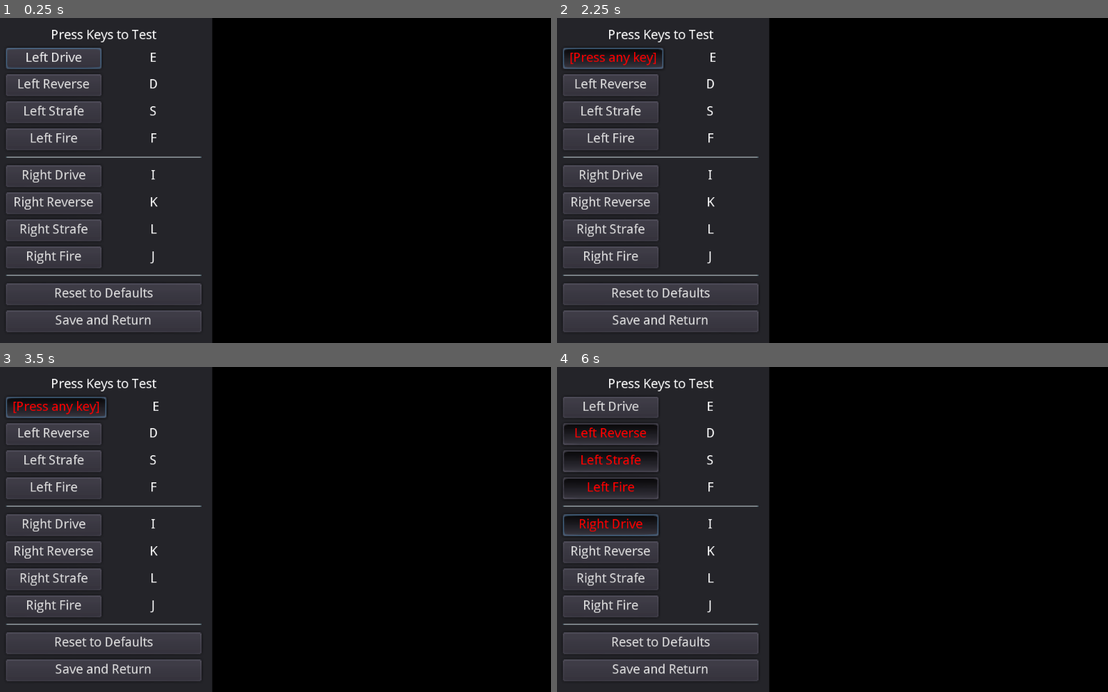
Above: before the commit, frames 1-4 (two rows, left to right).
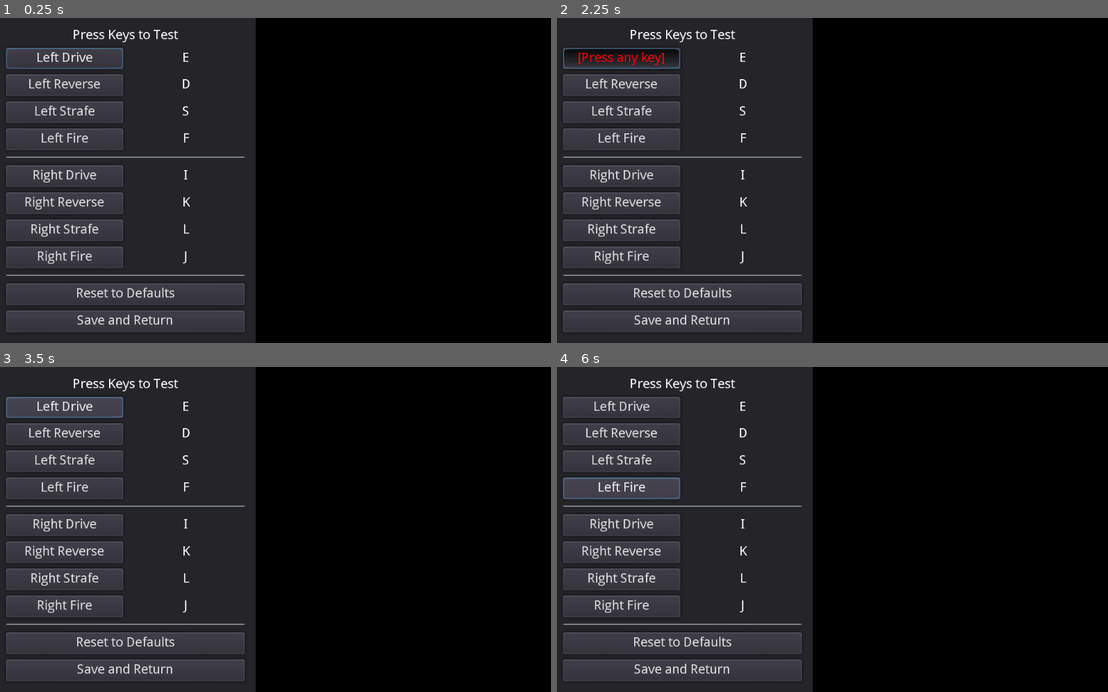
Above: after the commit, the same moments.

Repository: jatse/Capstone
Game: Godot game, scene res://SettingScene/Settings.tscn
Same seed, same stepped clock (60 frames per second), same inputs: the game is played once before the commit and once after it. This scene is started directly instead of the project's main scene.
Inputs:
- Up to frame 1 (0.25 s): no input
- Up to frame 2 (2.25 s): click "Reset to Defaults" at 0.5 s; click "Save and Return" at 1.25 s; click "Left Drive" at 2 s
- Up to frame 3 (3.5 s): click "[Press any key]" at 2.75 s
- Up to frame 4 (6 s): click "Left Reverse" at 3.5 s; click "Left Strafe" at 4.25 s; click "Left Fire" at 5 s; click "Right Drive" at 5.75 s

The runs differ from the first frame. In frame 1, 12% of the frame differs, in the area x 2-47%, y 0-100%; in frame 2, 12%; in frame 3, 13%; in frame 4, 15%, in the area x 1-47%, y 0-100%.

Commit message:
add joypad input support

Diff:
--- a/Godot Branch/SettingScene/ChangeKey.gd
+++ b/Godot Branch/SettingScene/ChangeKey.gd
@@ -27,7 +27,18 @@
 		if event is InputEventKey:
 			var action = self.get_parent().name
 			self.get_parent().get_parent().map_key_to_action(event.scancode, action)
+			toggledState = false
 			self.text = originalText
 			self.pressed = false
 
-		#if event is InputJoypadButton:
+		#if joypad event, register, and untoggle
+		if event is InputEventJoypadButton:
+			var action = self.get_parent().name
+			self.get_parent().get_parent().map_key_to_action(event.button_index, action)
+			toggledState = false
+			self.text = originalText
+			self.pressed = false
+
+		#Prevent keypress from propagating
+		#If enter/accept used for key, it won't prime again.
+		get_tree().set_input_as_handled()
--- a/Godot Branch/SettingScene/ControlsMenu.gd
+++ b/Godot Branch/SettingScene/ControlsMenu.gd
@@ -20,17 +20,18 @@
 
 	#If config file not exist, make default file
 	var configFile = File.new()
-	if configFile.open("res://controls.cfg", File.READ_WRITE) != OK:
+	if configFile.open("user://controls.cfg", File.READ_WRITE) == 1:
 		configFile.store_line(to_json(default_controls))
 		configFile.close()
 
 	#Load config file
-	configFile.open("res://controls.cfg", File.READ)
+	configFile.open("user://controls.cfg", File.READ)
 	controls = parse_json(configFile.get_line())
 	configFile.close()
 
 	#Compare keys to check for empty/incomplete
-	if controls == null || default_controls.keys() != controls.keys():
+	if controls == null || default_controls.keys().sort() != controls.keys().sort():
+		print("key mismatch")
 		#Set default if corrupt keys
 		set_keys_to_default()
 
@@ -40,21 +41,36 @@
 #Refreshes UI labels for current keymap.
 #Call this function when keymap has been edited.
 func update_keymap_UI():
-	get_node("LeftForwardKey/AssignedKey").text = OS.get_scancode_string(controls["LeftForwardKey"])
-	get_node("LeftBackwardKey/AssignedKey").text = OS.get_scancode_string(controls["LeftBackwardKey"])
-	get_node("LeftStrafeKey/AssignedKey").text = OS.get_scancode_string(controls["LeftStrafeKey"])
-	get_node("LeftFireKey/AssignedKey").text = OS.get_scancode_string(controls["LeftFireKey"])
+	get_node("LeftForwardKey/AssignedKey").text = get_input_name(controls["LeftForwardKey"])
+	get_node("LeftBackwardKey/AssignedKey").text = get_input_name(controls["LeftBackwardKey"])
+	get_node("LeftStrafeKey/AssignedKey").text = get_input_name(controls["LeftStrafeKey"])
+	get_node("LeftFireKey/AssignedKey").text = get_input_name(controls["LeftFireKey"])
 
-	get_node("RightForwardKey/AssignedKey").text = OS.get_scancode_string(controls["RightForwardKey"])
-	get_node("RightBackwardKey/AssignedKey").text = OS.get_scancode_string(controls["RightBackwardKey"])
-	get_node("RightStrafeKey/AssignedKey").text = OS.get_scancode_string(controls["RightStrafeKey"])
-	get_node("RightFireKey/AssignedKey").text = OS.get_scancode_string(controls["RightFireKey"])
+	get_node("RightForwardKey/AssignedKey").text = get_input_name(controls["RightForwardKey"])
+	get_node("RightBackwardKey/AssignedKey").text = get_input_name(controls["RightBackwardKey"])
+	get_node("RightStrafeKey/AssignedKey").text = get_input_name(controls["RightStrafeKey"])
+	get_node("RightFireKey/AssignedKey").text = get_input_name(controls["RightFireKey"])
 
 #Sets the current controls to default controls
 func set_keys_to_default():
 	controls = default_controls.duplicate()
+	update_keymap_UI()
 
 #Changes key mapping for game instance
 func map_key_to_action(code, action):
 	controls[action] = code
 	update_keymap_UI()
+
+#Changes input code to string
+func get_input_name(code):
+	if code >= 17: #non joypad codes
+		return OS.get_scancode_string(code)
+	else: #joypad codes
+		return Input.get_joy_button_string(code)
+
+#Save current keymap to file
+func save_keymap():
+	var configFile = File.new()
+	if configFile.open("user://controls.cfg", File.WRITE) == OK:
+		configFile.store_line(to_json(controls))
+		configFile.close()
--- /dev/null
+++ b/Godot Branch/SettingScene/DefaultButton.gd
@@ -0,0 +1,4 @@
+extends Button
+
+func _on_DefaultButton_pressed():
+	get_parent().get_node("ControlsMenu").set_keys_to_default()
--- /dev/null
+++ b/Godot Branch/SettingScene/SaveReturnButton.gd
@@ -0,0 +1,8 @@
+extends Button
+
+func _on_SaveReturnButton_pressed():
+	#save current keymapping
+	get_parent().get_node("ControlsMenu").save_keymap()
+
+	#return to title screen
+	get_tree().change_scene("res://TitleScene/TitleScreen.tscn")
--- a/Godot Branch/SettingScene/Settings.tscn
+++ b/Godot Branch/SettingScene/Settings.tscn
@@ -1,7 +1,9 @@
-[gd_scene load_steps=3 format=2]
+[gd_scene load_steps=5 format=2]
 
 [ext_resource path="res://SettingScene/ControlsMenu.gd" type="Script" id=1]
 [ext_resource path="res://SettingScene/ChangeKey.gd" type="Script" id=2]
+[ext_resource path="res://SettingScene/DefaultButton.gd" type="Script" id=3]
+[ext_resource path="res://SettingScene/SaveReturnButton.gd" type="Script" id=4]
 
 [node name="Control" type="Control"]
 anchor_right = 1.0
@@ -16,9 +18,9 @@
 size_flags_vertical = 3
 
 [node name="MenuPanel" type="Panel" parent="HBoxContainer"]
-margin_right = 400.0
+margin_right = 480.0
 margin_bottom = 600.0
-rect_min_size = Vector2( 400, 0 )
+rect_min_size = Vector2( 480, 0 )
 focus_mode = 2
 size_flags_horizontal = 0
 size_flags_vertical = 3
@@ -36,7 +38,8 @@
 custom_constants/separation = 10
 
 [node name="ControlsMenu" type="VBoxContainer" parent="HBoxContainer/MenuPanel/SettingsMenu"]
-margin_right = 360.0
+editor/display_folded = true
+margin_right = 440.0
 margin_bottom = 442.0
 focus_mode = 2
 size_flags_horizontal = 3
@@ -45,21 +48,21 @@
 script = ExtResource( 1 )
 
 [node name="Instructions" type="Label" parent="HBoxContainer/MenuPanel/SettingsMenu/ControlsMenu"]
-margin_right = 360.0
+margin_right = 440.0
 margin_bottom = 25.0
 text = "Press Keys to Test"
 align = 1
 
 [node name="LeftForwardKey" type="HBoxContainer" parent="HBoxContainer/MenuPanel/SettingsMenu/ControlsMenu"]
 margin_top = 35.0
-margin_right = 360.0
+margin_right = 440.0
 margin_bottom = 74.0
 focus_mode = 2
 size_flags_horizontal = 3
 size_flags_vertical = 3
 
 [node name="ChangeKey" type="Button" parent="HBoxContainer/MenuPanel/SettingsMenu/ControlsMenu/LeftForwardKey"]
-margin_right = 176.0
+margin_right = 216.0
 margin_bottom = 39.0
 focus_neighbour_top = NodePath("../../../SaveReturnButton")
 focus_neighbour_bottom = NodePath("../../LeftBackwardKey/ChangeKey")
@@ -72,8 +75,8 @@
 script = ExtResource( 2 )
 
 [node name="AssignedKey" type="Label" parent="HBoxContainer/MenuPanel/SettingsMenu/ControlsMenu/LeftForwardKey"]
-margin_left = 184.0
-margin_right = 360.0
+margin_left = 224.0
+margin_right = 440.0
 margin_bottom = 39.0
 rect_min_size = Vector2( 40, 0 )
 size_flags_horizontal = 3
@@ -84,14 +87,14 @@
 
 [node name="LeftBackwardKey" type="HBoxContainer" parent="HBoxContainer/MenuPanel/SettingsMenu/ControlsMenu"]
 margin_top = 84.0
-margin_right = 360.0
+margin_right = 440.0
 margin_bottom = 123.0
 focus_mode = 2
 size_flags_horizontal = 3
 size_flags_vertical = 3
 
 [node name="ChangeKey" type="Button" parent="HBoxContainer/MenuPanel/SettingsMenu/ControlsMenu/LeftBackwardKey"]
-margin_right = 176.0
+margin_right = 216.0
 margin_bottom = 39.0
 focus_neighbour_top = NodePath("../../LeftForwardKey/ChangeKey")
 focus_neighbour_bottom = NodePath("../../LeftStrafeKey/ChangeKey")
@@ -101,10 +104,11 @@
 toggle_mode = true
 shortcut_in_tooltip = false
 text = "Left Reverse"
+script = ExtResource( 2 )
 
 [node name="AssignedKey" type="Label" parent="HBoxContainer/MenuPanel/SettingsMenu/ControlsMenu/LeftBackwardKey"]
-margin_left = 184.0
-margin_right = 360.0
+margin_left = 224.0
+margin_right = 440.0
 margin_bottom = 39.0
 rect_min_size = Vector2( 40, 0 )
 size_flags_horizontal = 3
@@ -115,14 +119,14 @@
 
 [node name="LeftStrafeKey" type="HBoxContainer" parent="HBoxContainer/MenuPanel/SettingsMenu/ControlsMenu"]
 margin_top = 133.0
-margin_right = 360.0
+margin_right = 440.0
 margin_bottom = 172.0
 focus_mode = 2
 size_flags_horizontal = 3
 size_flags_vertical = 3
 
 [node name="ChangeKey" type="Button" parent="HBoxContainer/MenuPanel/SettingsMenu/ControlsMenu/LeftStrafeKey"]
-margin_right = 176.0
+margin_right = 216.0
 margin_bottom = 39.0
 focus_neighbour_top = NodePath("../../LeftBackwardKey/ChangeKey")
 focus_neighbour_bottom = NodePath("../../LeftFireKey/ChangeKey")
@@ -132,10 +136,11 @@
 toggle_mode = true
 shortcut_in_tooltip = false
 text = "Left Strafe"
+script = ExtResource( 2 )
 
 [node name="AssignedKey" type="Label" parent="HBoxContainer/MenuPanel/SettingsMenu/ControlsMenu/LeftStrafeKey"]
-margin_left = 184.0
-margin_right = 360.0
+margin_left = 224.0
+margin_right = 440.0
 margin_bottom = 39.0
 rect_min_size = Vector2( 40, 0 )
 size_flags_horizontal = 3
@@ -146,14 +151,14 @@
 
 [node name="LeftFireKey" type="HBoxContainer" parent="HBoxContainer/MenuPanel/SettingsMenu/ControlsMenu"]
 margin_top = 182.0
-margin_right = 360.0
+margin_right = 440.0
 margin_bottom = 221.0
 focus_mode = 2
 size_flags_horizontal = 3
 size_flags_vertical = 3
 
 [node name="ChangeKey" type="Button" parent="HBoxContainer/MenuPanel/SettingsMenu/ControlsMenu/LeftFireKey"]
-margin_right = 176.0
+margin_right = 216.0
 margin_bottom = 39.0
 focus_neighbour_top = NodePath("../../LeftStrafeKey/ChangeKey")
 focus_neighbour_bottom = NodePath("../../RightForwardKey/ChangeKey")
@@ -163,10 +168,11 @@
 toggle_mode = true
 shortcut_in_tooltip = false
 text = "Left Fire"
+script = ExtResource( 2 )
 
 [node name="AssignedKey" type="Label" parent="HBoxContainer/MenuPanel/SettingsMenu/ControlsMenu/LeftFireKey"]
-margin_left = 184.0
-margin_right = 360.0
+margin_left = 224.0
+margin_right = 440.0
 margin_bottom = 39.0
 rect_min_size = Vector2( 40, 0 )
 size_flags_horizontal = 3
@@ -177,19 +183,19 @@
 
 [node name="HSeparator2" type="HSeparator" parent="HBoxContainer/MenuPanel/SettingsMenu/ControlsMenu"]
 margin_top = 231.0
-margin_right = 360.0
+margin_right = 440.0
 margin_bottom = 239.0
 
 [node name="RightForwardKey" type="HBoxContainer" parent="HBoxContainer/MenuPanel/SettingsMenu/ControlsMenu"]
 margin_top = 249.0
-margin_right = 360.0
+margin_right = 440.0
 margin_bottom = 288.0
 focus_mode = 2
 size_flags_horizontal = 3
 size_flags_vertical = 3
 
 [node name="ChangeKey" type="Button" parent="HBoxContainer/MenuPanel/SettingsMenu/ControlsMenu/RightForwardKey"]
-margin_right = 176.0
+margin_right = 216.0
 margin_bottom = 39.0
 focus_neighbour_top = NodePath("../../LeftFireKey/ChangeKey")
 focus_neighbour_bottom = NodePath("../../RightBackwardKey/ChangeKey")
@@ -199,10 +205,11 @@
 toggle_mode = true
 shortcut_in_tooltip = false
 text = "Right Drive"
+script = ExtResource( 2 )
 
 [node name="AssignedKey" type="Label" parent="HBoxContainer/MenuPanel/SettingsMenu/ControlsMenu/RightForwardKey"]
-margin_left = 184.0
-margin_right = 360.0
+margin_left = 224.0
+margin_right = 440.0
 margin_bottom = 39.0
 rect_min_size = Vector2( 40, 0 )
 size_flags_horizontal = 3
@@ -213,14 +220,14 @@
 
 [node name="RightBackwardKey" type="HBoxContainer" parent="HBoxContainer/MenuPanel/SettingsMenu/ControlsMenu"]
 margin_top = 298.0
-margin_right = 360.0
+margin_right = 440.0
 margin_bottom = 337.0
 focus_mode = 2
 size_flags_horizontal = 3
 size_flags_vertical = 3
 
 [node name="ChangeKey" type="Button" parent="HBoxContainer/MenuPanel/SettingsMenu/ControlsMenu/RightBackwardKey"]
-margin_right = 176.0
+margin_right = 216.0
 margin_bottom = 39.0
 focus_neighbour_top = NodePath("../../RightForwardKey/ChangeKey")
 focus_neighbour_bottom = NodePath("../../RightStrafeKey/ChangeKey")
@@ -230,10 +237,11 @@
 toggle_mode = true
 shortcut_in_tooltip = false
 text = "Right Reverse"
+script = ExtResource( 2 )
 
 [node name="AssignedKey" type="Label" parent="HBoxContainer/MenuPanel/SettingsMenu/ControlsMenu/RightBackwardKey"]
-margin_left = 184.0
-margin_right = 360.0
+margin_left = 224.0
+margin_right = 440.0
 margin_bottom = 39.0
 rect_min_size = Vector2( 40, 0 )
 size_flags_horizontal = 3
@@ -244,14 +252,14 @@
 
 [node name="RightStrafeKey" type="HBoxContainer" parent="HBoxContainer/MenuPanel/SettingsMenu/ControlsMenu"]
 margin_top = 347.0
-margin_right = 360.0
+margin_right = 440.0
 margin_bottom = 386.0
 focus_mode = 2
 size_flags_horizontal = 3
 size_flags_vertical = 3
 
 [node name="ChangeKey" type="Button" parent="HBoxContainer/MenuPanel/SettingsMenu/ControlsMenu/RightStrafeKey"]
-margin_right = 176.0
+margin_right = 216.0
 margin_bottom = 39.0
 focus_neighbour_top = NodePath("../../RightBackwardKey/ChangeKey")
 focus_neighbour_bottom = NodePath("../../RightFireKey/ChangeKey")
@@ -261,10 +269,11 @@
 toggle_mode = true
 shortcut_in_tooltip = false
 text = "Right Strafe"
+script = ExtResource( 2 )
 
 [node name="AssignedKey" type="Label" parent="HBoxContainer/MenuPanel/SettingsMenu/ControlsMenu/RightStrafeKey"]
-margin_left = 184.0
-margin_right = 360.0
+margin_left = 224.0
+margin_right = 440.0
 margin_bottom = 39.0
 rect_min_size = Vector2( 40, 0 )
 size_flags_horizontal = 3
@@ -275,14 +284,14 @@
 
 [node name="RightFireKey" type="HBoxContainer" parent="HBoxContainer/MenuPanel/SettingsMenu/ControlsMenu"]
 margin_top = 396.0
-margin_right = 360.0
+margin_right = 440.0
 margin_bottom = 442.0
 focus_mode = 2
 size_flags_horizontal = 3
 size_flags_vertical = 3
 
 [node name="ChangeKey" type="Button" parent="HBoxContainer/MenuPanel/SettingsMenu/ControlsMenu/RightFireKey"]
-margin_right = 176.0
+margin_right = 216.0
 margin_bottom = 46.0
 focus_neighbour_top = NodePath("../../RightStrafeKey/ChangeKey")
 focus_neighbour_bottom = NodePath("../../../DefaultButton")
@@ -292,10 +301,11 @@
 toggle_mode = true
 shortcut_in_tooltip = false
 text = "Right Fire"
+script = ExtResource( 2 )
 
 [node name="AssignedKey" type="Label" parent="HBoxContainer/MenuPanel/SettingsMenu/ControlsMenu/RightFireKey"]
-margin_left = 184.0
-margin_right = 360.0
+margin_left = 224.0
+margin_right = 440.0
 margin_bottom = 46.0
 rect_min_size = Vector2( 40, 0 )
 size_flags_horizontal = 3
@@ -306,29 +316,31 @@
 
 [node name="HSeparator" type="HSeparator" parent="HBoxContainer/MenuPanel/SettingsMenu"]
 margin_top = 452.0
-margin_right = 360.0
+margin_right = 440.0
 margin_bottom = 460.0
 
 [node name="DefaultButton" type="Button" parent="HBoxContainer/MenuPanel/SettingsMenu"]
 margin_top = 470.0
-margin_right = 360.0
+margin_right = 440.0
 margin_bottom = 510.0
 rect_min_size = Vector2( 0, 40 )
 focus_neighbour_top = NodePath("../ControlsMenu/RightFireKey/ChangeKey")
 size_flags_horizontal = 3
 text = "Reset to Defaults"
+script = ExtResource( 3 )
 
 [node name="SaveReturnButton" type="Button" parent="HBoxContainer/MenuPanel/SettingsMenu"]
 margin_top = 520.0
-margin_right = 360.0
+margin_right = 440.0
 margin_bottom = 560.0
 rect_min_size = Vector2( 0, 40 )
 focus_neighbour_bottom = NodePath("../ControlsMenu/LeftForwardKey/ChangeKey")
 size_flags_horizontal = 3
 text = "Save and Return"
+script = ExtResource( 4 )
 
 [node name="Control" type="Control" parent="HBoxContainer"]
-margin_left = 408.0
+margin_left = 488.0
 margin_right = 1024.0
 margin_bottom = 600.0
 size_flags_horizontal = 3
@@ -336,3 +348,12 @@
 
 [node name="Viewport" type="Viewport" parent="HBoxContainer/Control"]
 [connection signal="toggled" from="HBoxContainer/MenuPanel/SettingsMenu/ControlsMenu/LeftForwardKey/ChangeKey" to="HBoxContainer/MenuPanel/SettingsMenu/ControlsMenu/LeftForwardKey/ChangeKey" method="_on_ChangeKey_toggled"]
+[connection signal="toggled" from="HBoxContainer/MenuPanel/SettingsMenu/ControlsMenu/LeftBackwardKey/ChangeKey" to="HBoxContainer/MenuPanel/SettingsMenu/ControlsMenu/LeftBackwardKey/ChangeKey" method="_on_ChangeKey_toggled"]
+[connection signal="toggled" from="HBoxContainer/MenuPanel/SettingsMenu/ControlsMenu/LeftStrafeKey/ChangeKey" to="HBoxContainer/MenuPanel/SettingsMenu/ControlsMenu/LeftStrafeKey/ChangeKey" method="_on_ChangeKey_toggled"]
+[connection signal="toggled" from="HBoxContainer/MenuPanel/SettingsMenu/ControlsMenu/LeftFireKey/ChangeKey" to="HBoxContainer/MenuPanel/SettingsMenu/ControlsMenu/LeftFireKey/ChangeKey" method="_on_ChangeKey_toggled"]
+[connection signal="toggled" from="HBoxContainer/MenuPanel/SettingsMenu/ControlsMenu/RightForwardKey/ChangeKey" to="HBoxContainer/MenuPanel/SettingsMenu/ControlsMenu/RightForwardKey/ChangeKey" method="_on_ChangeKey_toggled"]
+[connection signal="toggled" from="HBoxContainer/MenuPanel/SettingsMenu/ControlsMenu/RightBackwardKey/ChangeKey" to="HBoxContainer/MenuPanel/SettingsMenu/ControlsMenu/RightBackwardKey/ChangeKey" method="_on_ChangeKey_toggled"]
+[connection signal="toggled" from="HBoxContainer/MenuPanel/SettingsMenu/ControlsMenu/RightStrafeKey/ChangeKey" to="HBoxContainer/MenuPanel/SettingsMenu/ControlsMenu/RightStrafeKey/ChangeKey" method="_on_ChangeKey_toggled"]
+[connection signal="toggled" from="HBoxContainer/MenuPanel/SettingsMenu/ControlsMenu/RightFireKey/ChangeKey" to="HBoxContainer/MenuPanel/SettingsMenu/ControlsMenu/RightFireKey/ChangeKey" method="_on_ChangeKey_toggled"]
+[connection signal="pressed" from="HBoxContainer/MenuPanel/SettingsMenu/DefaultButton" to="HBoxContainer/MenuPanel/SettingsMenu/DefaultButton" method="_on_DefaultButton_pressed"]
+[connection signal="pressed" from="HBoxContainer/MenuPanel/SettingsMenu/SaveReturnButton" to="HBoxContainer/MenuPanel/SettingsMenu/SaveReturnButton" method="_on_SaveReturnButton_pressed"]
--- a/Godot Branch/TitleScene/TitleScreen.tscn
+++ b/Godot Branch/TitleScene/TitleScreen.tscn
@@ -3,7 +3,7 @@
 [ext_resource path="res://Assets/Trajan_52.tres" type="DynamicFont" id=1]
 [ext_resource path="res://TitleScene/TitleMenu.gd" type="Script" id=2]
 [ext_resource path="res://TitleScene/MenuButton.tscn" type="PackedScene" id=3]
-[ext_resource path="res://OptionButton.gd" type="Script" id=4]
+[ext_resource path="res://TitleScene/OptionButton.gd" type="Script" id=4]
 [ext_resource path="res://TitleScene/QuitButton.gd" type="Script" id=5]
 [ext_resource path="res://Assets/TrajanPro-Bold.otf" type="DynamicFontData" id=6]
 
Renamed: Godot Branch/OptionButton.gd -> Godot Branch/TitleScene/OptionButton.gd
